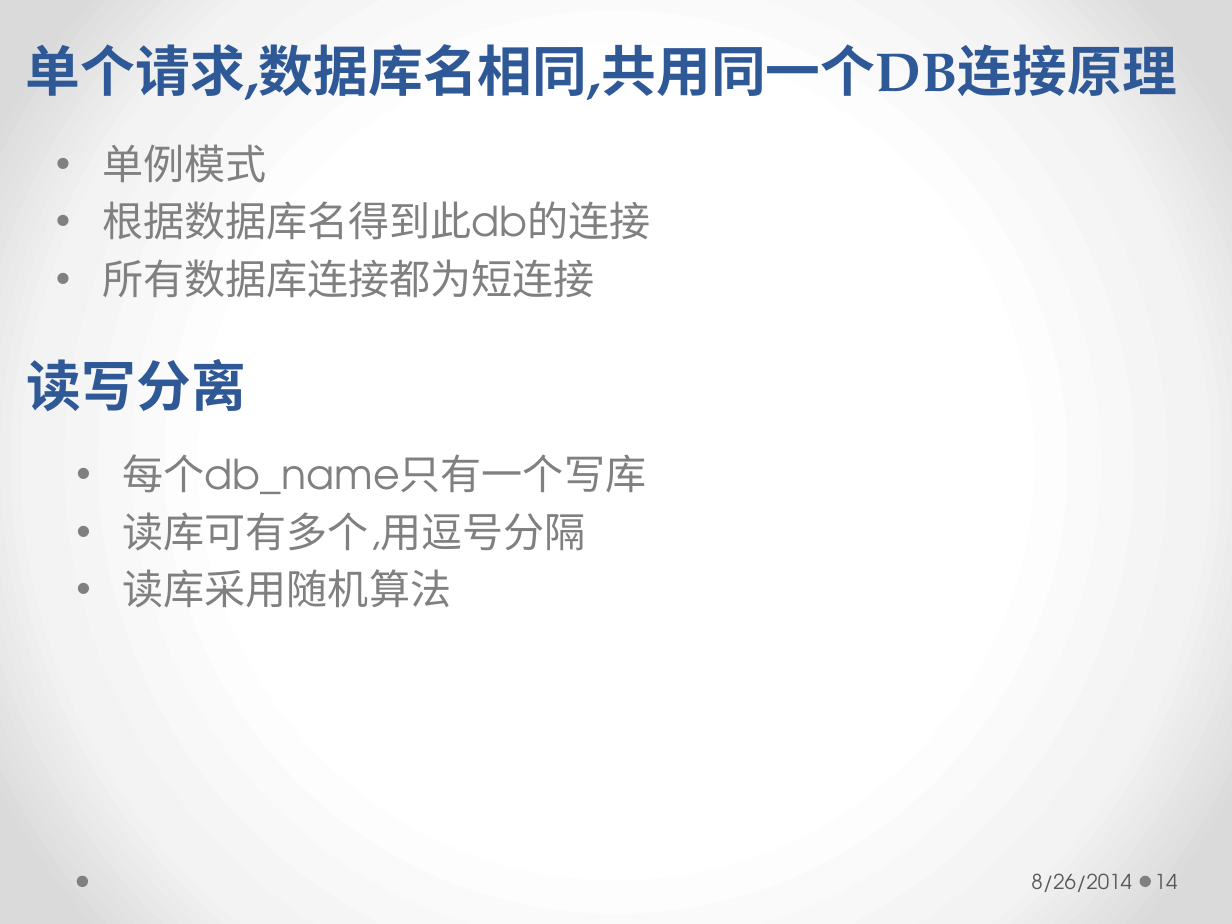
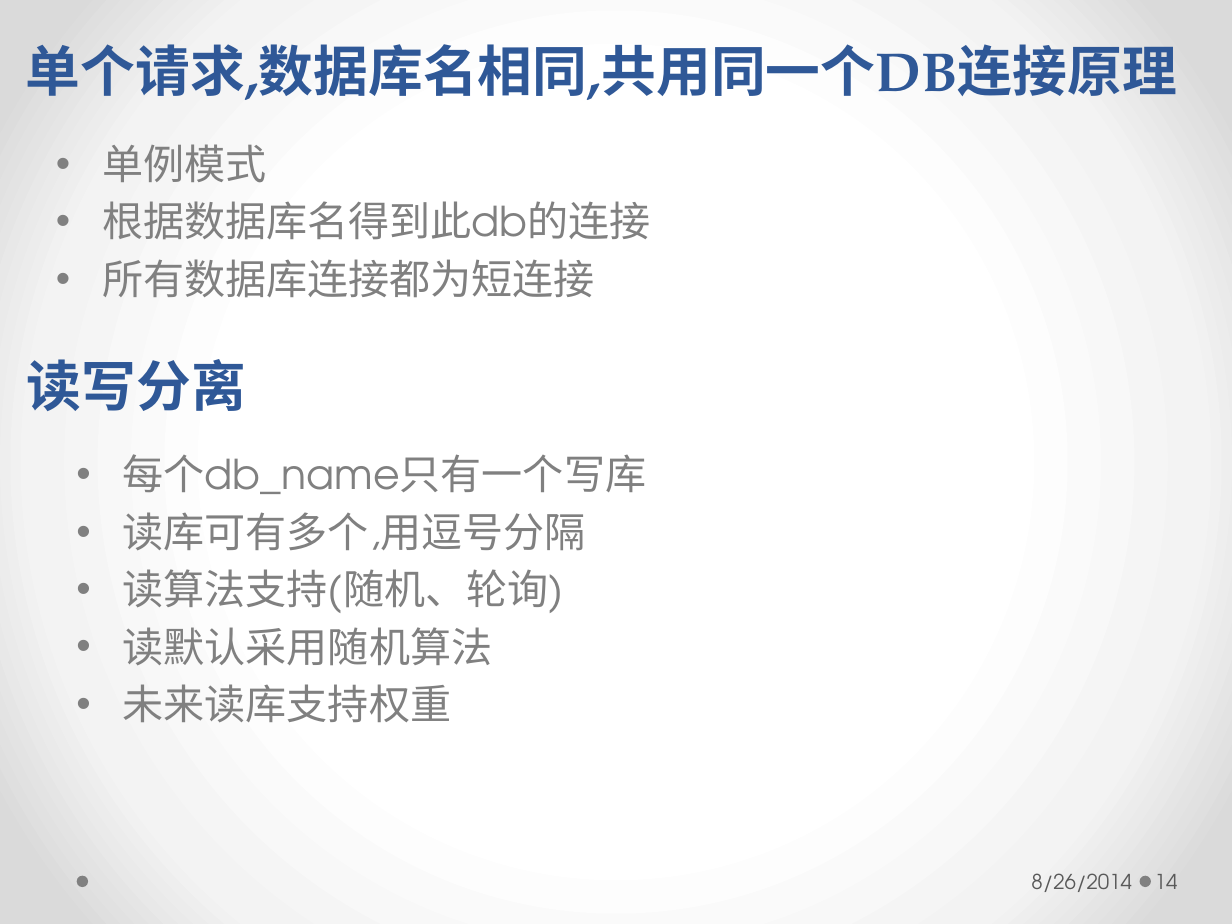
Before and after one commit to longhaisheng/dbroute, a slide deck: slide 14 of dbroute.pptx. Drawn at 1232x924 pixels with LibreOffice and Linux fonts; fonts in the diff are those of the drawing. Boxes give left, top, right and bottom in pixels: in the first picture for what was removed or moved away, otherwise in the second. Text is boxed around its words. In the diff, an @@ line names an element or a change of style, - is before the commit and + after.

```diff
--- a/dbroute.pptx
+++ b/dbroute.pptx
@@ text at box(123, 569, 564, 722): text changed @@
-• 读库采用随机算法
+• 读算法支持(随机、轮询)
+• 读默认采用随机算法
+• 未来读库支持权重
```
Also in this commit, not shown: 6 other slides changed, 4 slides added.
